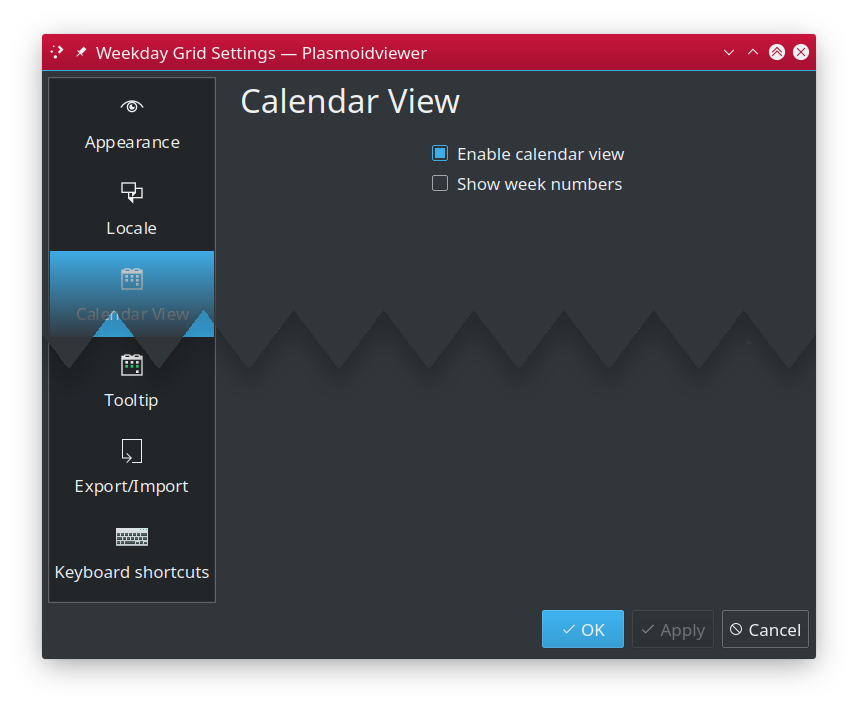
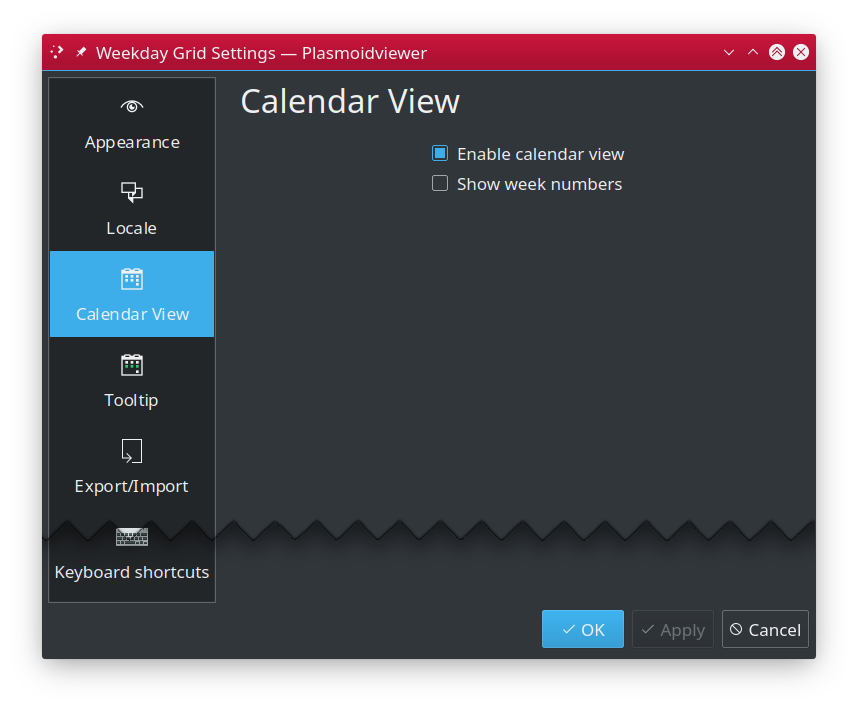
Comparing the layer stacks of the two 858 × 709 images. Changes:
renamed "shadow" to "main mask", hid it, opacity 80% → 100%, painted on it over [42, 251, 816, 541]
removed layer "fade gradient" over [42, 251, 816, 368]
added layer "shadow copy" above "shadow base" over [42, 518, 815, 569]
hid "fade gradient #1" over [42, 251, 816, 569]
